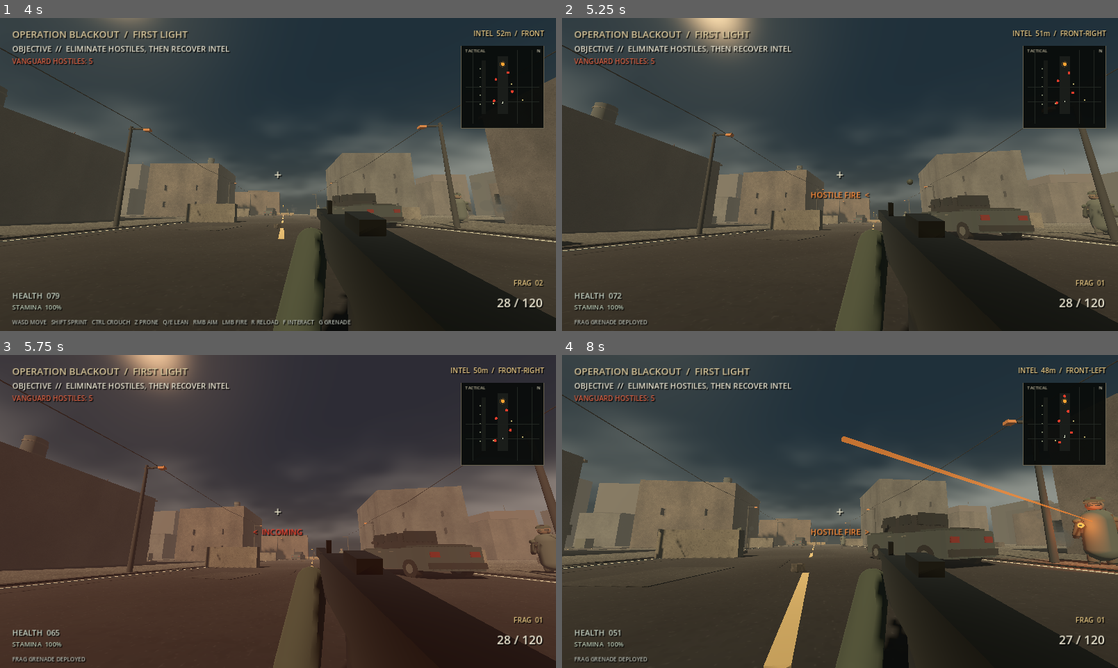
Above: before the commit, frames 1-4 (two rows, left to right).
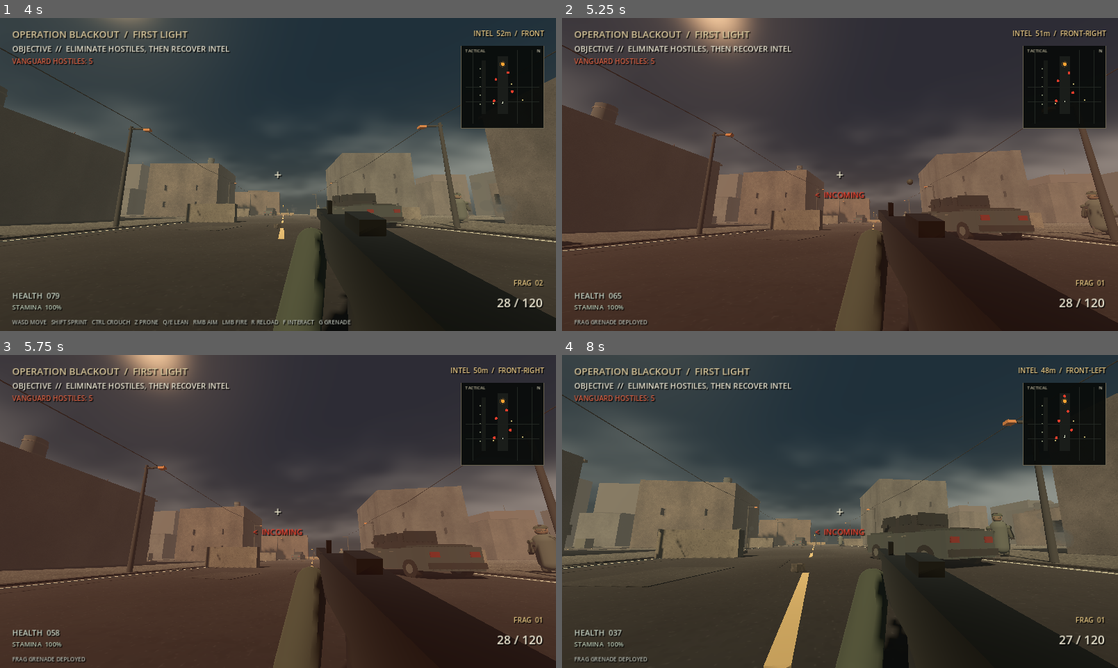
Above: after the commit, the same moments.

Repository: Liladizilla/operation-blackout
Game: Godot game, scene res://scenes/main.tscn
Same seed, same stepped clock (60 frames per second), same inputs: the game is played once before the commit and once after it.
Inputs (mouse positions are in pixels of both pictures, inside the frame that each line leads up to):
- Up to frame 1 (4 s): click "DEPLOY / BEGIN OPERATION" at 0.5 s; tap Enter at 1.25 s; move the mouse to (305, 174) at 1.27 s; hold W (move_forward) from 1.28 s (still down); tap Ctrl (crouch) at 1.35 s; click (305, 174) at 1.42 s; tap Space (jump) at 1.52, 1.82, 2.27, 2.57, 3.77 s; move the mouse to (250, 174) at 2.02 s; tap F (interact) at 2.1 s; move the mouse to (289, 168) at 2.77 s; tap Z (prone) at 2.85 s; move the mouse to (272, 180) at 3.52 s; tap Shift (sprint) at 3.6 s; click (272, 180) at 3.67 s
- Up to frame 2 (5.25 s): keep holding W (move_forward); tap Space (jump) at 4.07, 4.52, 4.82 s; move the mouse to (878, 177) at 4.27 s; tap G (throw_grenade) at 4.35 s; move the mouse to (795, 171) at 5.02 s; tap Enter at 5.1 s
- Up to frame 3 (5.75 s): keep holding W (move_forward); tap Space (jump) at 5.27, 5.57 s
- Up to frame 4 (8 s): move the mouse to (845, 511) at 5.77 s; tap Ctrl (crouch) at 5.85 s; click (845, 511) at 5.92 s; move the mouse to (817, 505) at 6.52 s; release W (move_forward) at 6.53 s; hold E (lean_right) 6.53-7.28 s; tap F (interact) at 6.6 s; tap Space (jump) at 6.77, 7.07, 7.52, 7.82 s; move the mouse to (867, 511) at 7.27 s; hold W (move_forward) from 7.28 s (still down); tap Z (prone) at 7.35 s

Frame 1 is identical in both runs. In frame 2, 0.3% of the frame differs, in the area x 9-100%, y 23-90%; in frame 3, 0.1%; in frame 4, 2.2%, in the area x 9-100%, y 17-90%.

Commit message:
Coordinate hostile suppression and flank roles

Diff:
--- a/scripts/enemy.gd
+++ b/scripts/enemy.gd
@@ -214,6 +214,37 @@
             return 0.25
         _:
             return 0.35
+
+func _squad_has_live_flanker() -> bool:
+    # Riflemen should not all abandon their lanes when the squad already has flankers.
+    for node in get_tree().get_nodes_in_group("enemies"):
+        if node == self or not is_instance_valid(node) or not node is Node3D:
+            continue
+        if str(node.get("combat_role")) != "FLANKER" or float(node.get("health")) <= 0.0:
+            continue
+        if global_position.distance_to((node as Node3D).global_position) <= 28.0:
+            return true
+    return false
+
+func _should_take_flank_route() -> bool:
+    # Flankers own the maneuver; riflemen only inherit it if no living flanker can do so.
+    if combat_role == "FLANKER":
+        return true
+    if combat_role == "RIFLEMAN":
+        return not _squad_has_live_flanker()
+    return false
+
+func _combat_suppression_weight() -> float:
+    # Support units sustain pressure while maneuver elements use shorter, faster bursts.
+    match combat_role:
+        "SUPPORT":
+            return 1.35
+        "FLANKER":
+            return 0.75
+        "ASSAULT":
+            return 0.9
+        _:
+            return 1.0
 
 func _combat_can_engage(distance: float) -> bool:
     # Keep firing distance aligned with each role's movement doctrine.
@@ -540,8 +571,8 @@
                 strafe_sign *= -1.0
                 flank_timer = randf_range(1.8, 3.0)
             target_dir = Vector3(-to_player.z, 0.0, to_player.x).normalized() * strafe_sign * 0.22
-        else:
-            # Flankers and riflemen break predictable left-right strafing with short runs.
+        elif _should_take_flank_route():
+            # Maneuver elements take the route; line units keep pressure on the target.
             if flank_timer <= 0.0 or global_position.distance_to(flank_goal) < 1.6:
                 flank_goal = _choose_flank_goal()
                 flank_timer = randf_range(2.2, 3.8)
@@ -552,6 +583,15 @@
                 target_dir = to_flank.normalized()
             else:
                 target_dir = Vector3(-to_player.z, 0.0, to_player.x).normalized() * strafe_sign * 0.42
+        else:
+            # Assault units close the gap; riflemen hold a lane while designated flankers maneuver.
+            if combat_role == "ASSAULT" and distance_to_player > engagement.x + 1.0:
+                target_dir = to_player.normalized() * 0.32
+            else:
+                if flank_timer <= 0.0:
+                    strafe_sign *= -1.0
+                    flank_timer = randf_range(1.8, 3.0)
+                target_dir = Vector3(-to_player.z, 0.0, to_player.x).normalized() * strafe_sign * 0.18
         look_at(Vector3(player.global_position.x, global_position.y, player.global_position.z), Vector3.UP)
         if _combat_can_engage(distance_to_player) and fire_timer <= 0:
             if burst_shots_remaining <= 0:
